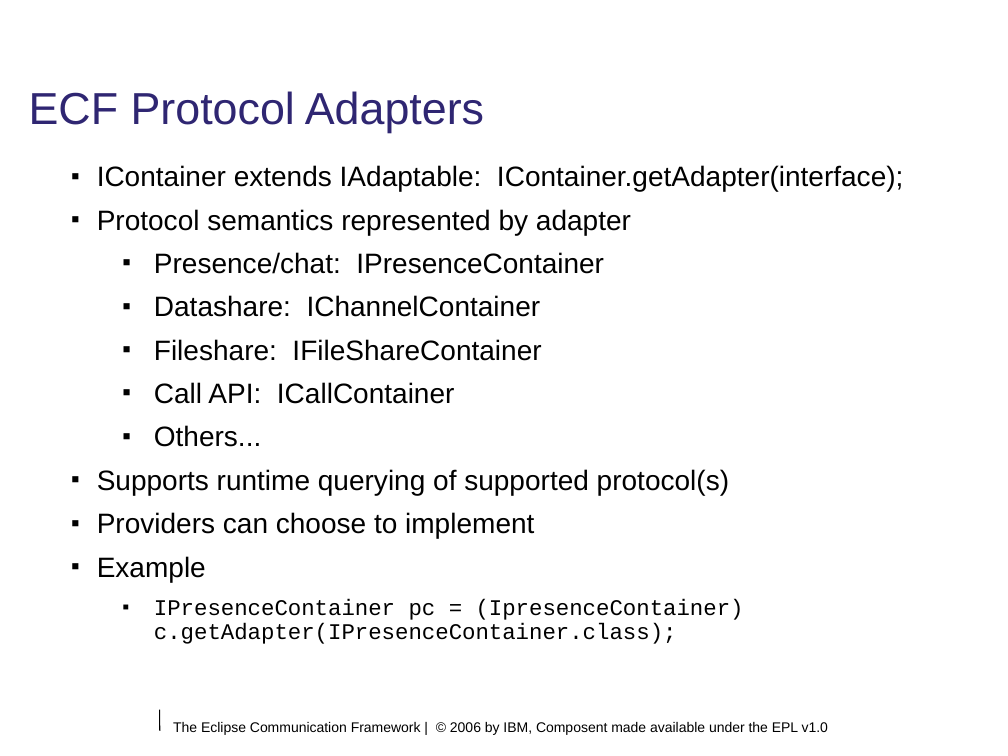
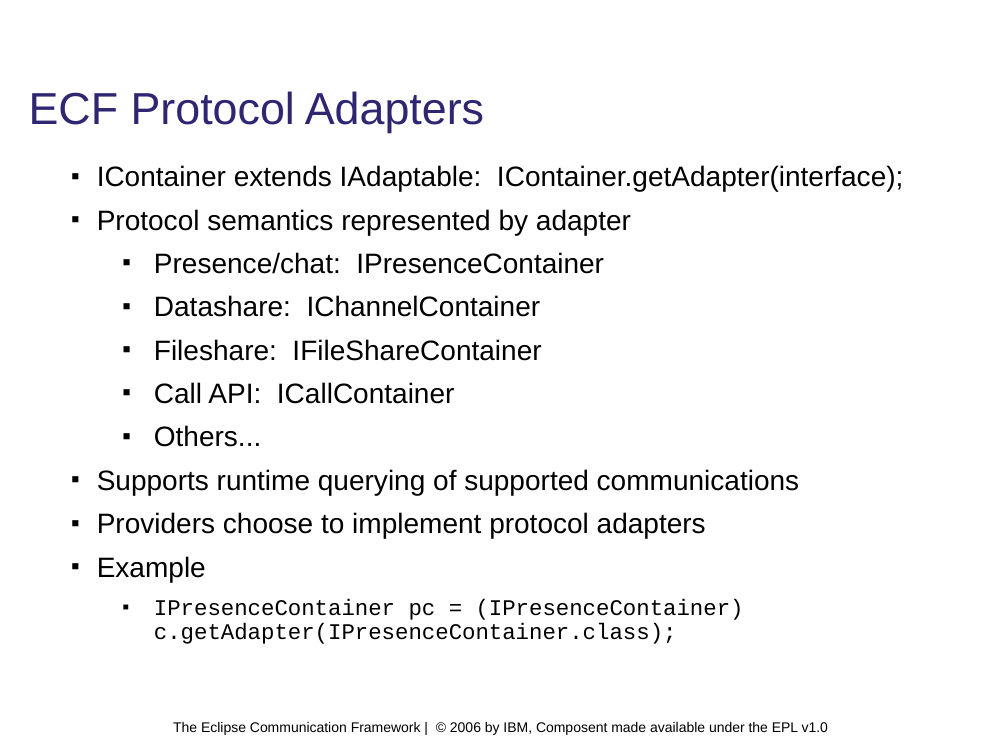
Before and after one commit to eclipse/ecf, a slide deck: slide 12 of doc/tutorials/EclipseCON 2006/module1.odp (slide 10 before the commit). Drawn at 1008x756 pixels with LibreOffice and Linux fonts; fonts in the diff are those of the drawing; background and template pictures are left out. Boxes give left, top, right and bottom in pixels: in the first picture for what was removed or moved away, otherwise in the second. Text is boxed around its words. In the diff, an @@ line names an element or a change of style, - is before the commit and + after.

```diff
--- a/doc/tutorials/EclipseCON 2006/module1.odp
+++ b/doc/tutorials/EclipseCON 2006/module1.odp
@@ text at (97, 469, 800, 538): text changed @@
-■ Supports runtime querying of supported protocol(s)
-■ Providers can choose to implement
+■ Supports runtime querying of supported communications
+■ Providers choose to implement protocol adapters
@@ text at (154, 599, 744, 644): text changed @@
-  ■ IPresenceContainer pc = (IpresenceContainer) c.getAdapter(IPresenceContainer.class);
+  ■ IPresenceContainer pc = (IPresenceContainer) c.getAdapter(IPresenceContainer.class);
@@ line removed from (159, 710) to (160, 731) @@
```
Also in this commit, not shown: 19 other slides changed, 3 slides added, 1 other file.
